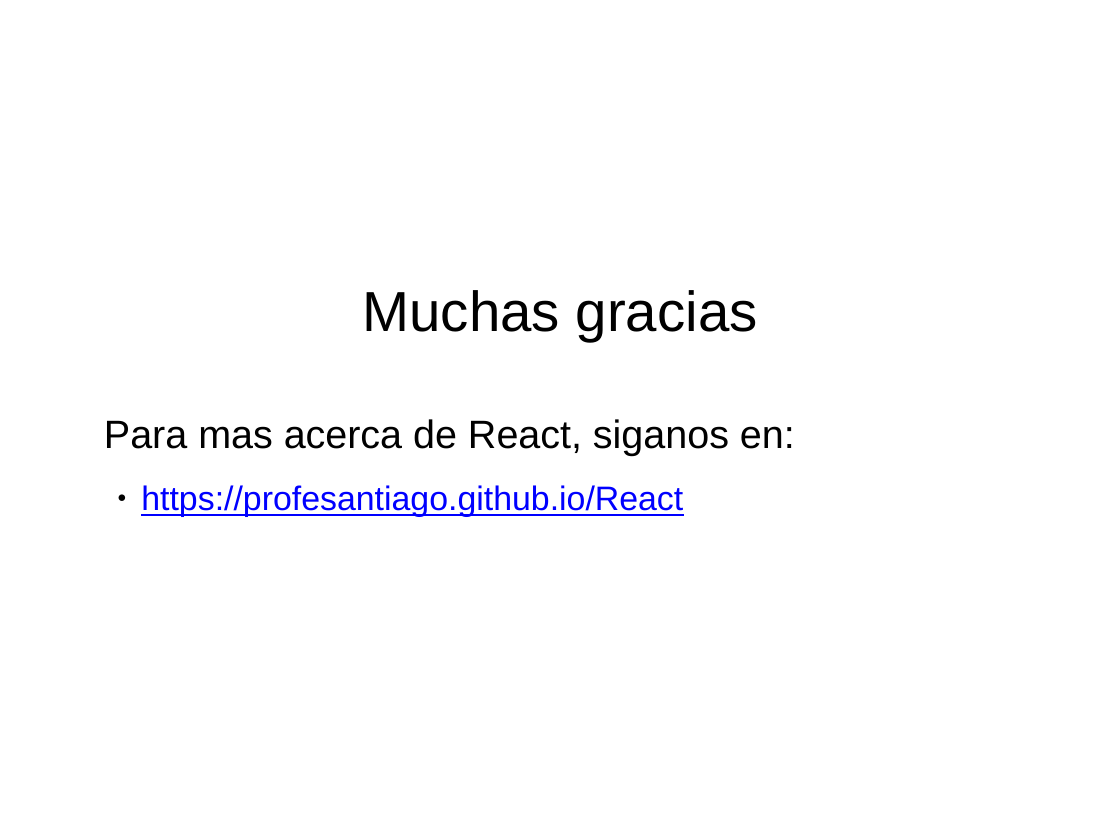
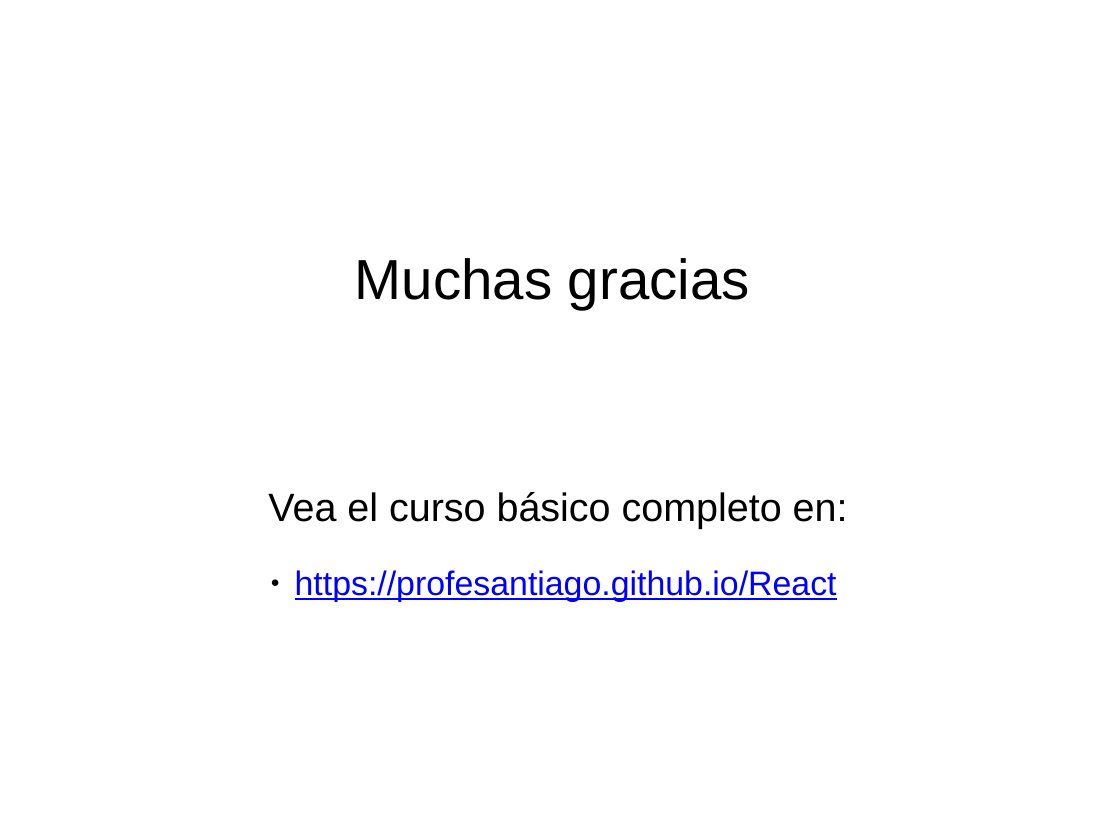
Before and after one commit to ProfeSantiago/ReactJS, a slide deck: slide 12 of 4) Consumir Web Apis.pptx. Drawn at 1120x840 pixels with LibreOffice and Linux fonts; fonts in the diff are those of the drawing; background and template pictures are left out. Boxes give left, top, right and bottom in pixels: in the first picture for what was removed or moved away, otherwise in the second. Text is boxed around its words. In the diff, an @@ line names an element or a change of style, - is before the commit and + after.

```diff
--- a/4) Consumir Web Apis.pptx
+++ b/4) Consumir Web Apis.pptx
@@ text "Muchas gracias": place and size @@
-text "Muchas gracias" at bbox=[363, 290, 758, 342]
+text "Muchas gracias" at bbox=[355, 258, 750, 309]
@@ text at bbox=[268, 492, 848, 529]: text changed @@
-Para mas acerca de React, siganos en:
+Vea el curso básico completo en:
@@ text "https://profesantiago.github.io/React": place and size @@
-text "https://profesantiago.github.io/React" at bbox=[141, 485, 683, 517]
+text "https://profesantiago.github.io/React" at bbox=[295, 570, 837, 602]
```
Also in this commit, not shown: 3 other files.
